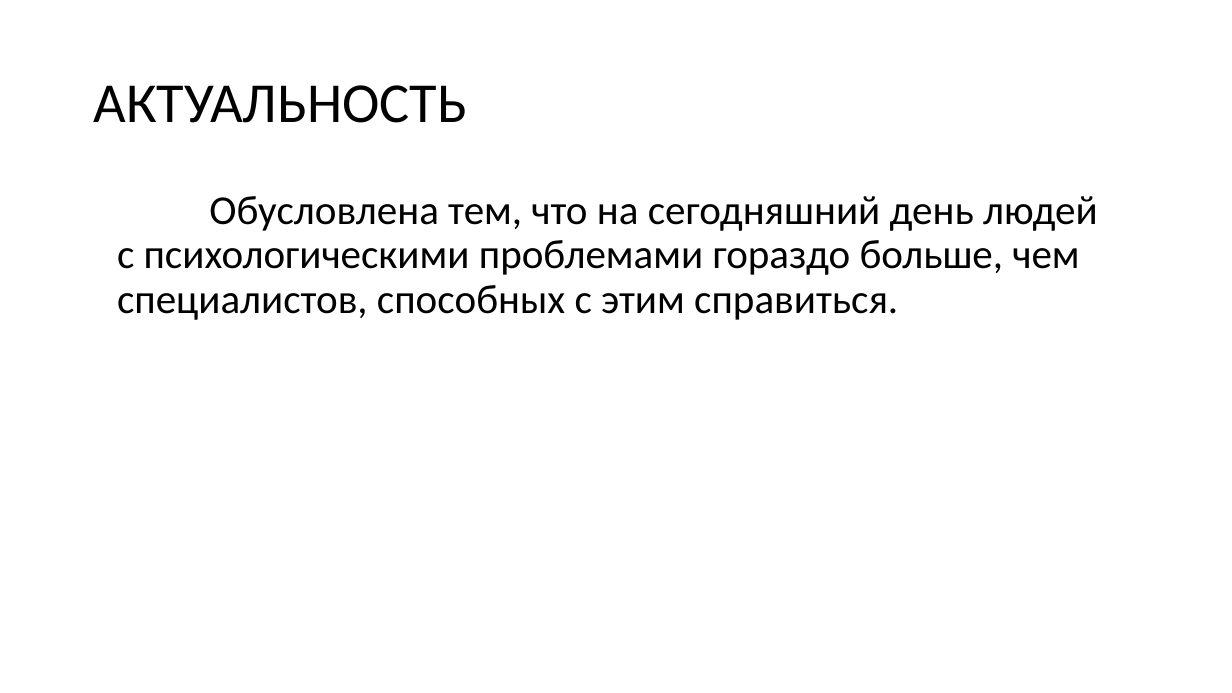
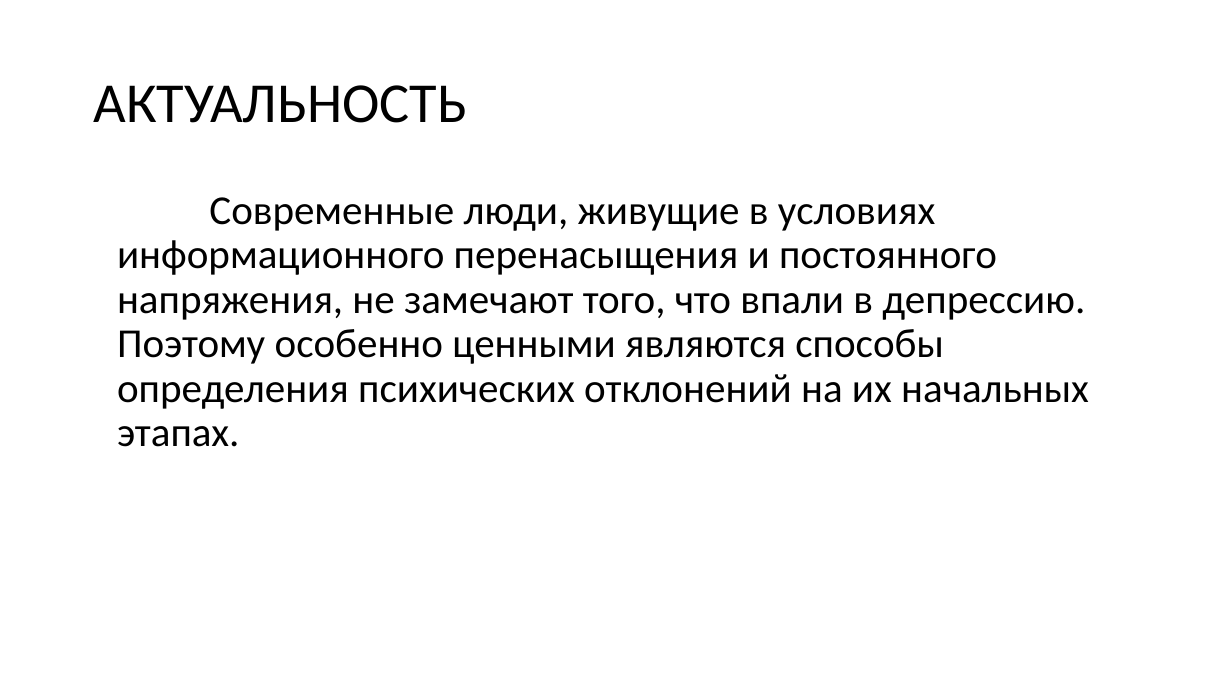
Before and after one commit to Wideweb/-digital-psychology-docs, a slide deck: slide 4 of Алькевич А.С/Презентация.pptx. Drawn at 1232x693 pixels with LibreOffice and Linux fonts; fonts in the diff are those of the drawing. Boxes give left, top, right and bottom in pixels: in the first picture for what was removed or moved away, otherwise in the second. Text is boxed around its words. In the diff, an @@ line names an element or a change of style, - is before the commit and + after.

```diff
--- a/Алькевич А.С/Презентация.pptx
+++ b/Алькевич А.С/Презентация.pptx
@@ text at box(117, 197, 1089, 447): text changed @@
-Обусловлена тем, что на сегодняшний день людей с психологическими проблемами гораздо больше, чем специалистов, способных с этим справиться.
+Современные люди, живущие в условиях информационного перенасыщения и постоянного напряжения, не замечают того, что впали в депрессию. Поэтому особенно ценными являются способы определения психических отклонений на их начальных этапах.
```
Also in this commit, not shown: 5 other slides changed, 5 other files.
